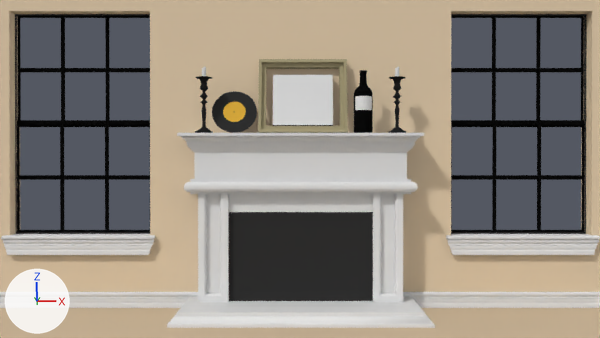
A saved change to the Blender file Apartment/living_room.blend.
Camera for both pictures: the file's camera 'Camera'. Every picture has the same lights, and +X, +Y and +Z are marked at lower left.

In view in the first picture: 'Bottle', 'Bottom_bevel', 'Bottom_window', 'Chimney', 'Frame', 'Ground', 'Picture', 'Record', 'Top_window', 'Wall', 'Window_bevel', 'Window_frame'.
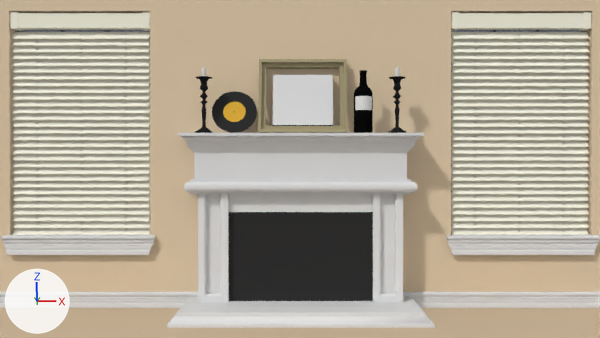
Commit message: Blinds and blind tops

The change, as a diff of the scene's bpy script:
```diff
--- a/Apartment/living_room.blend.py
+++ b/Apartment/living_room.blend.py
@@ mat_blinds @@
+mat_blinds = diffuse_material('Blinds')
+mat_blinds.base_color = (1.0, 0.975, 0.807)  # white #fffce8
@@ me_cube_006 @@
+me_cube_006.from_pydata(...)  # 260 vertices, 234 faces; spans x -1.0..1.0, y -0.7..0.7, z -7.7..7.5
+me_cube_006.materials.append(mat_blinds)  # white #fffce8
@@ me_cube_005 @@
+me_cube_005.from_pydata(...)  # 406 vertices, 404 faces; spans x -1.19..1.19, y -1.1..1.1, z -1.1..1.1
+# faces by material slot: [379, 25]
+me_cube_005.materials.append(mat_blinds)  # white #fffce8
+me_cube_005.materials.append(mat_bgcolor)  # dark grey #4d4d4d
@@ ob_blind @@
+ob_blind = bpy.data.objects.new('Blind', me_cube_006)
+ob_blind.parent = ob_wall
+ob_blind.matrix_parent_inverse = Matrix(((0.906, 0.0, 0.0, 0.0), (0.0, 1.0, 0.0, 0.0), (0.0, 0.0, 1.0, -2.0), (0.0, 0.0, 0.0, 1.0)))
+ob_blind.location = (9.01, 0.261, 11.15)
+ob_blind.scale = (2.79, 0.22, 0.0229)
+_m = ob_blind.modifiers.new('Array', 'ARRAY')
+_m.count = 30
+_m.constant_offset_displace = (0.0, 0.0, 0.0)
+_m.relative_offset_displace = (0.0, 0.0, -0.8)
+_m = ob_blind.modifiers.new('Mirror', 'MIRROR')
+_m.mirror_object = ob_wall
@@ ob_blind_top @@
+ob_blind_top = bpy.data.objects.new('Blind_top', me_cube_005)
+ob_blind_top.parent = ob_wall
+ob_blind_top.matrix_parent_inverse = Matrix(((0.906, 0.0, 0.0, 0.0), (0.0, 1.0, 0.0, 0.0), (0.0, 0.0, 1.0, -2.0), (0.0, 0.0, 0.0, 1.0)))
+ob_blind_top.location = (9.01, 0.261, 11.72)
+ob_blind_top.scale = (2.38, 0.199, 0.3)
+_m = ob_blind_top.modifiers.new('Mirror', 'MIRROR')
+_m.mirror_object = ob_wall
```

What differs and where, as boxes [x1, y1, x2, y2] in the pictures (600 x 338 px):
'Blind', added
    after: [12, 32, 589, 235]
'Blind_top', added
    after: [10, 12, 591, 31]
'Bottom_window', unchanged, covered by the edit
    before: [17, 120, 584, 232]
    after: [37, 123, 564, 232]
'Top_window', unchanged, covered by the edit
    before: [18, 16, 583, 127]
    after: [18, 30, 583, 126]
'Window_frame', unchanged, covered by the edit
    before: [15, 14, 586, 234]
